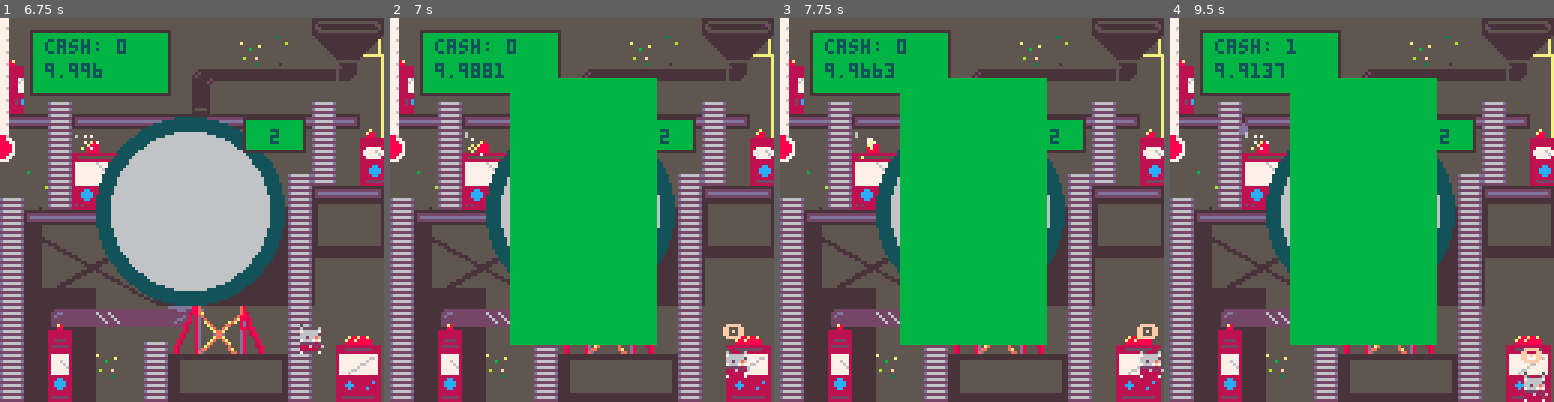
Above: before the commit, frames 1-4 (left to right).
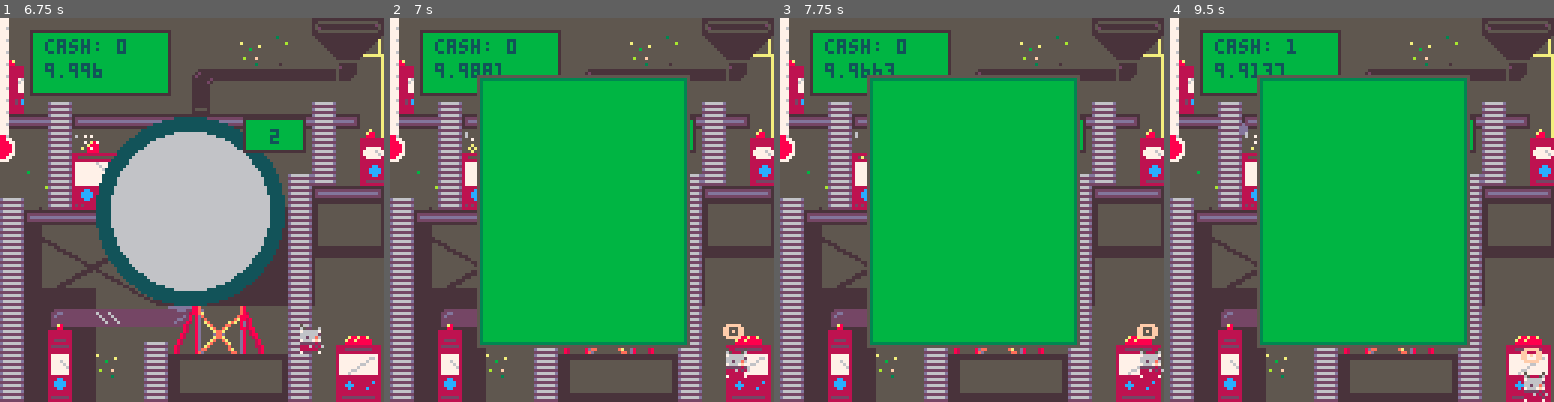
Above: after the commit, the same moments.

Repository: keatontate/gmtk-jam-2025
Game: PICO-8 cartridge src/loop-game.p8
Same seed, same stepped clock (60 frames per second), same inputs: the game is played once before the commit and once after it.
Inputs:
- Up to frame 1 (6.75 s): tap X (X key) at 0.33, 1.07, 1.85, 2.97, 4.08, 5.2, 6.32 s; tap O (Z key) at 0.7, 1.7, 2.1, 2.5, 2.9, 3.3, 3.7, 4.1, 4.5, 4.9, 5.3, 5.7, 6.1, 6.5 s; hold Right 1.6-2.1 s; hold Up 2.15-2.42 s; hold Right 2.47-3.03 s; hold Left 3.08-3.58 s; hold Down 3.63-3.97 s; hold Right 4.02-4.68 s; hold Up 4.73-5.03 s; hold Left 5.08-5.68 s; hold Down 5.73-6.03 s; hold Right 6.08-6.58 s; hold Right from 6.63 s (still down)
- Up to frame 2 (7 s): keep holding Right; tap O (Z key) at 6.9 s
- Up to frame 3 (7.75 s): release Right at 7.13 s; hold Up 7.18-7.45 s; tap O (Z key) at 7.3, 7.7 s; tap X (X key) at 7.43 s; hold Right from 7.5 s (still down)
- Up to frame 4 (9.5 s): release Right at 8.07 s; tap O (Z key) every 0.4 s from 8.1 to 9.3 s; hold Left 8.12-8.62 s; tap X (X key) at 8.55 s; hold Down 8.67-9 s; hold Right from 9.05 s (still down)

Frame 1 is identical in both runs. In frame 2, 12% of the frame differs, in the area x 22-79%, y 14-86%; in frame 3, 12%; in frame 4, 12%.

Commit message:
Larger rect for the shop

Diff:
--- a/src/shop.lua
+++ b/src/shop.lua
@@ -19,7 +19,10 @@
 function draw_shop()
   if (not shop_visible) return
 
-  local xoffset = 40
+  -- draw the rectangle
+  local xoffset = 30
   local yoffset = 20
   rectfill(xoffset, yoffset, 128-xoffset, 128-yoffset, 11)
+  rect(xoffset, yoffset, 128-xoffset, 128-yoffset, 7)
+  rect(xoffset-1, yoffset-1, 128-xoffset+1, 128-yoffset+1, 1)
 end
Not shown, changed: documentation/dev.md
